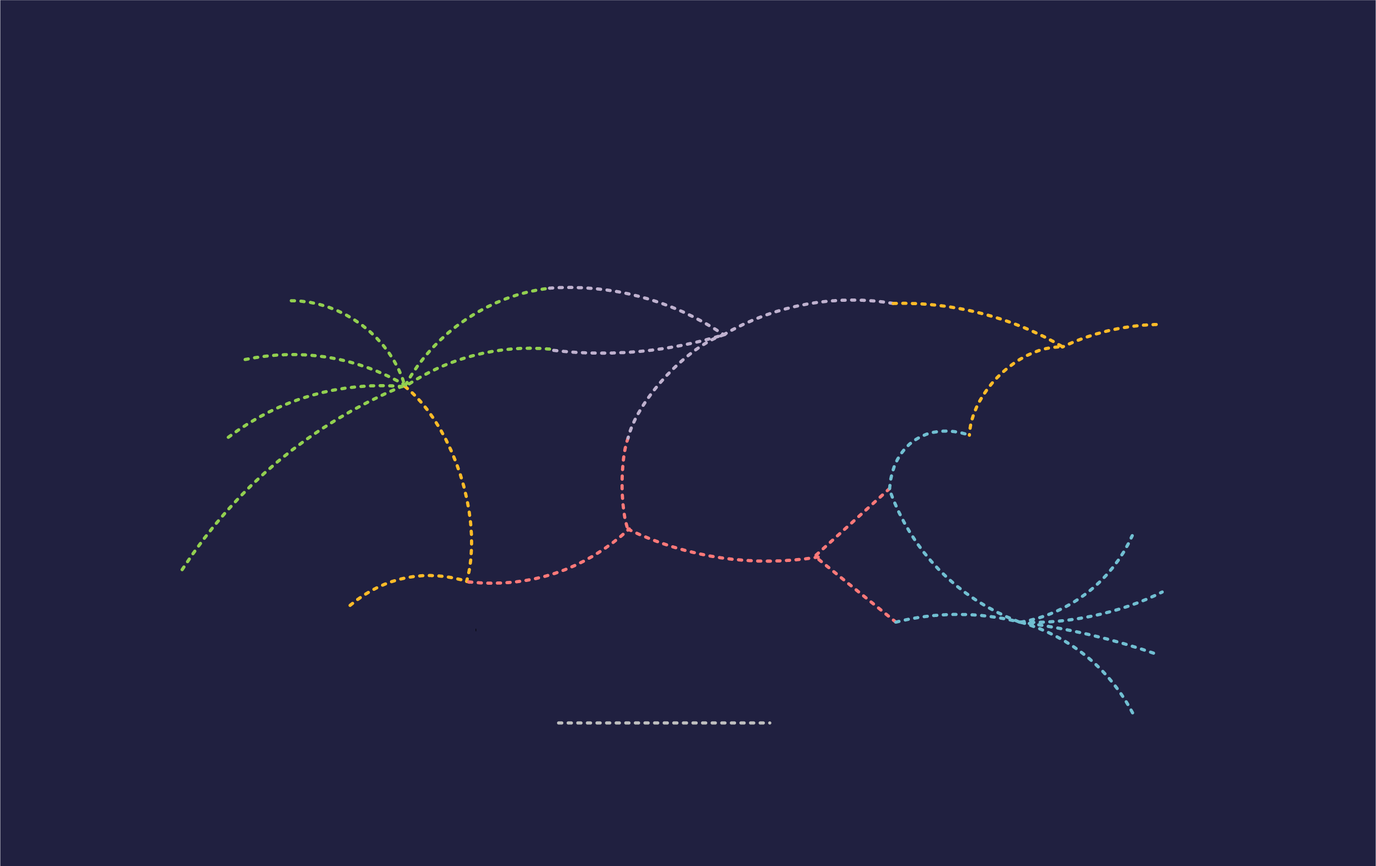
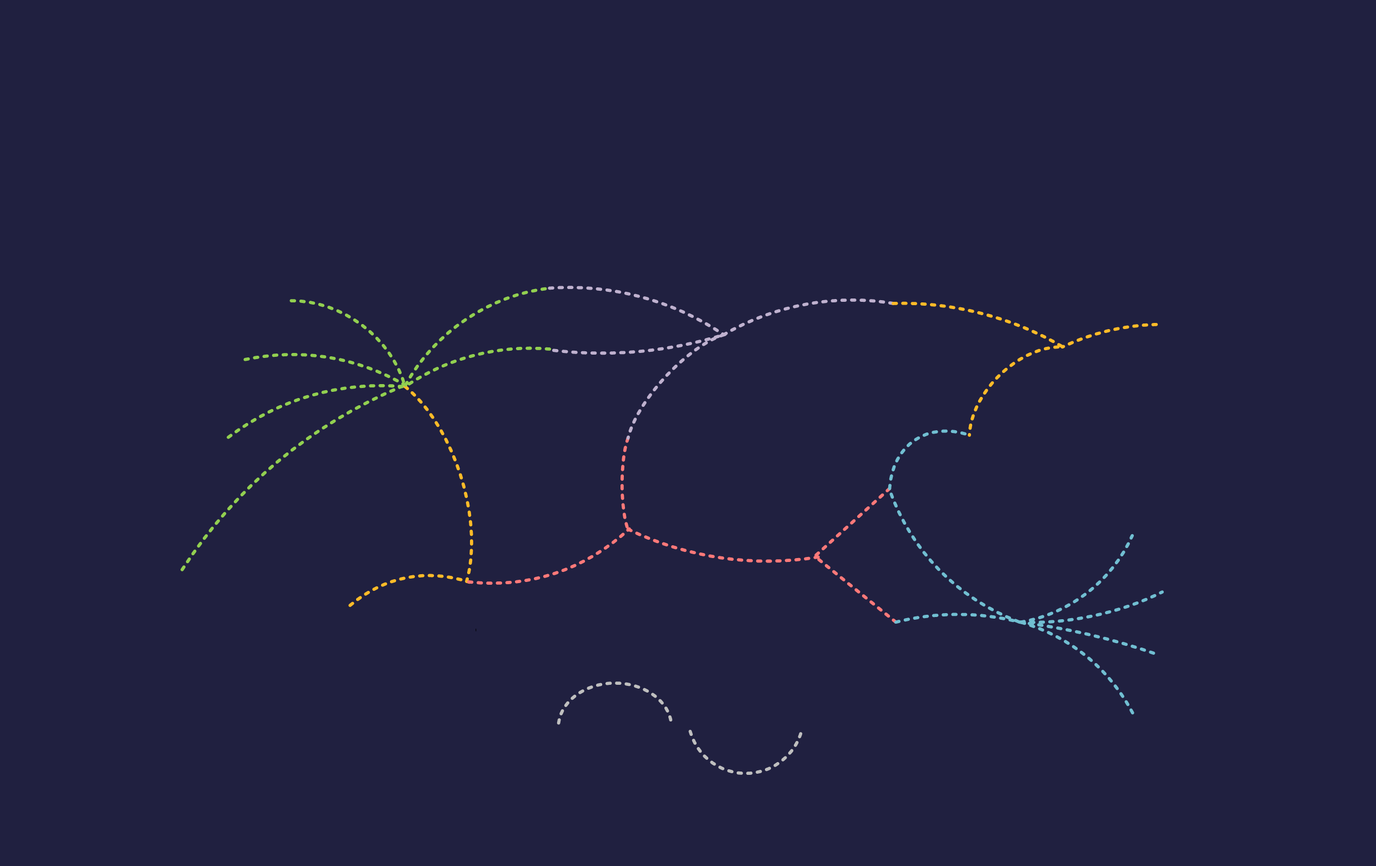
Layer changes from the first 1376×866 image to the second:
renamed "Layer 11" to "Layer 14", painted on it over [0, 0, 1376, 866]
